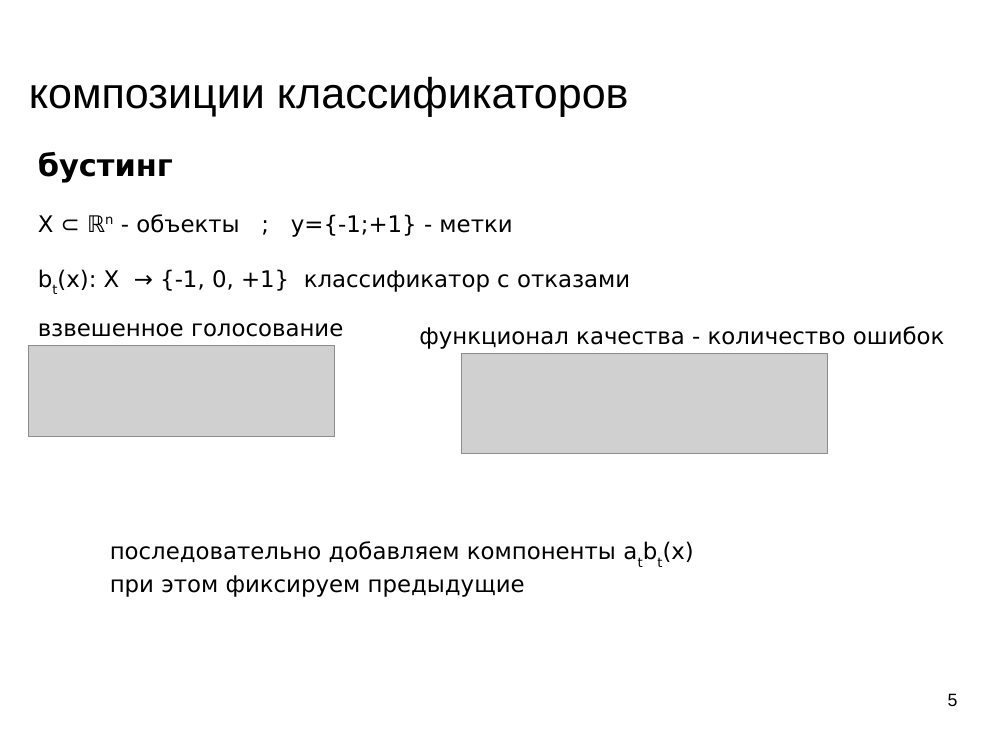
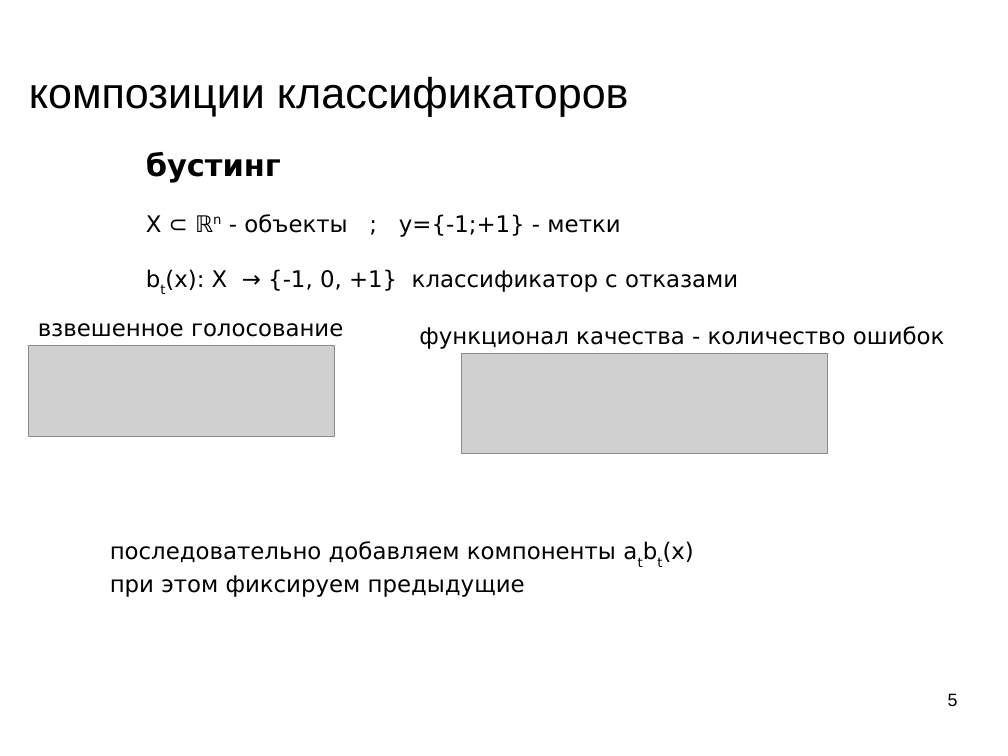
Before and after one commit to mechanoid5/ml_lectorium_legacy, a slide deck: slide 5 of 11-boost.odp. Drawn at 1008x756 pixels with LibreOffice and Linux fonts; fonts in the diff are those of the drawing; grey boxes stand for pictures; background and template pictures are left out. Boxes give left, top, right and bottom in pixels: in the first picture for what was removed or moved away, otherwise in the second. Text is boxed around its words. In the diff, an @@ line names an element or a change of style, - is before the commit and + after.

```diff
--- a/11-boost.odp
+++ b/11-boost.odp
@@ text "бустинг": place and size @@
-text "бустинг" at (38,152,630,292)
+text "бустинг" at (146,152,738,292)
```
Also in this commit, not shown: 3 other slides changed, 1 slide added, 1 other file.
